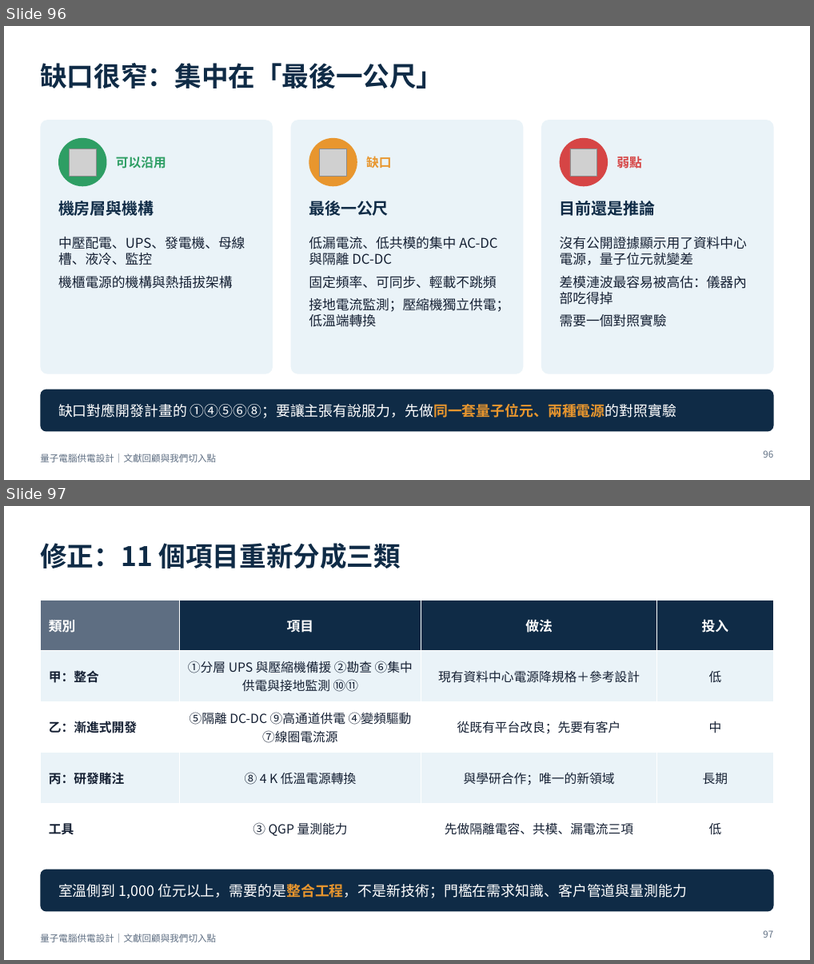
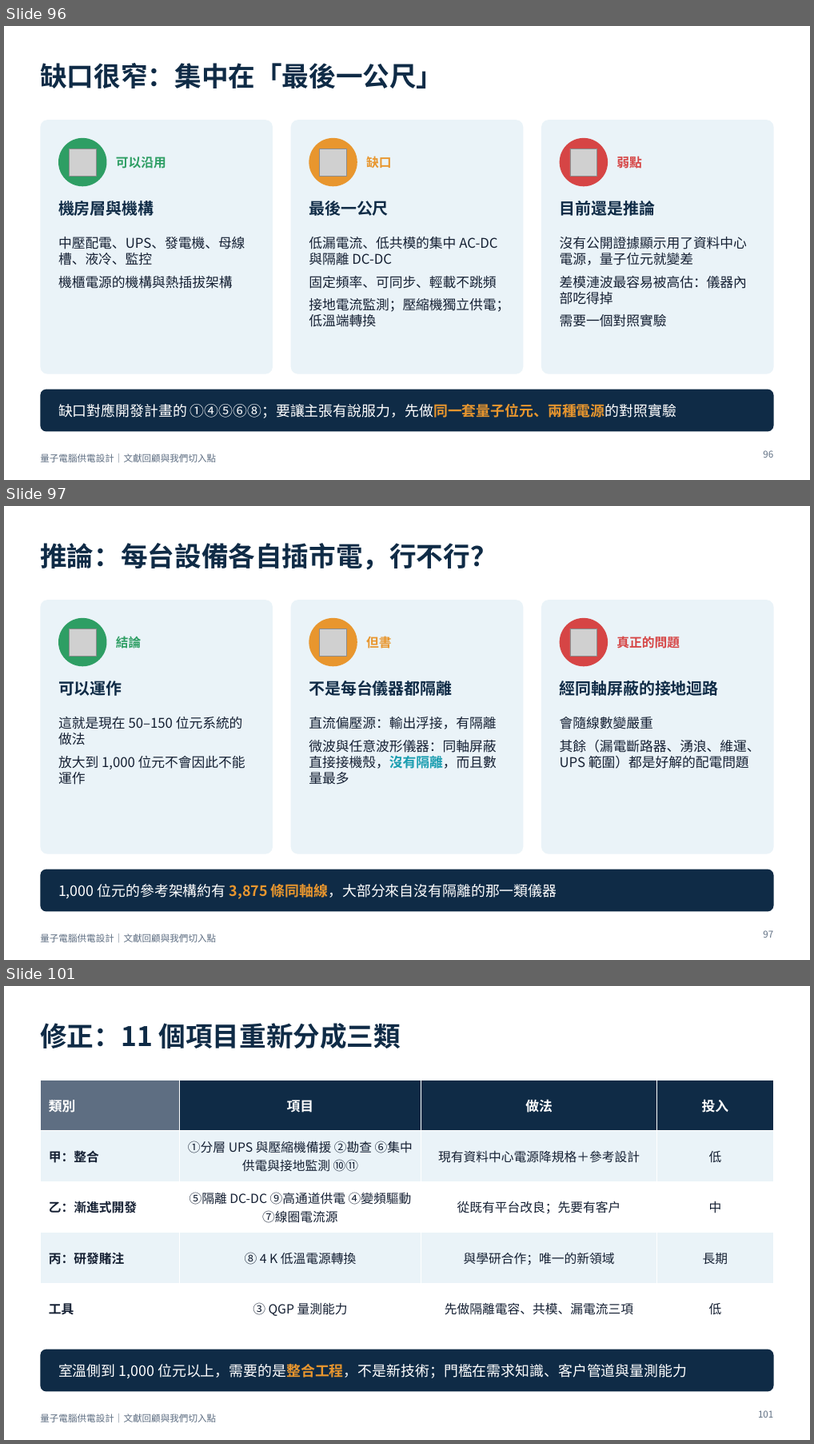
Before and after one commit to pcpcchen-coder/QuantumComputing, a slide deck: slides/output/qc-power-supply.pptx. Shown one above the other, each under a label of ours: slides 96 and 97 before the commit, slides 96, 97 and 101 after it; the slides between them are not shown. The pictures are 814x964 and 814x1444 pixels, drawn with LibreOffice and Linux fonts; fonts in the diff are those of the drawing; grey boxes stand for pictures. Boxes give left, top, right and bottom in pixels: in the first picture for what was removed or moved away, otherwise in the second. Text is boxed around its words. In the diff, an @@ line names an element or a change of style, - is before the commit and + after.

```diff
--- a/slides/output/qc-power-supply.pptx
+++ b/slides/output/qc-power-supply.pptx
@@ slide 97 added at [4,506,810,960], background #FFFFFF; not listed: 1 template element that a slide beside it also shows @@
@@ title added at [40,543,497,570], 32 pt, text #0F2B46, bold @@
+推論：每台設備各自插市電，行不行？
@@ rounded rectangle added at [40,600,273,854], fill #EAF3F8 @@
@@ rounded rectangle added at [290,600,523,854], fill #EAF3F8 @@
@@ rounded rectangle added at [542,600,774,854], fill #EAF3F8 @@
@@ ellipse added at [58,618,107,666], fill #2E9E64 @@
@@ ellipse added at [309,618,358,666], fill #E8962E @@
@@ ellipse added at [560,618,608,666], fill #D64545 @@
@@ picture added at [70,629,97,656] @@
@@ text added at [116,634,141,651], 15 pt, text #2E9E64, bold @@
+結論
@@ picture added at [320,629,347,656] @@
@@ text added at [366,634,391,651], 15 pt, text #E8962E, bold @@
+但書
@@ picture added at [570,629,598,656] @@
@@ text added at [617,636,680,648], 15 pt, text #D64545, bold @@
+真正的問題
@@ text added at [58,680,122,696], 19 pt, text #0F2B46, bold @@
+可以運作
@@ text added at [309,680,452,696], 19 pt, text #0F2B46, bold @@
+不是每台儀器都隔離
@@ text added at [560,680,719,696], 19 pt, text #0F2B46, bold @@
+經同軸屏蔽的接地迴路
@@ text added at [58,716,246,784], 16 pt, text #152033 @@
+這就是現在 50–150 位元系統的做法
+放大到 1,000 位元不會因此不能運作
@@ text added at [309,716,497,784], 16 pt, text #152033 @@
+直流偏壓源：輸出浮接，有隔離
+微波與任意波形儀器：同軸屏蔽直接接機殼，沒有隔離，而且數量最多
@@ text added at [560,716,761,768], 16 pt, text #152033 @@
+會隨線數變嚴重
+其餘（漏電斷路器、湧浪、維運、UPS 範圍）都是好解的配電問題
@@ rounded rectangle added at [40,869,774,912], fill #0F2B46 @@
@@ text added at [58,884,558,899], 17 pt, text #FFFFFF @@
+1,000 位元的參考架構約有 3,875 條同軸線，大部分來自沒有隔離的那一類儀器
@@ page number added at [763,930,774,937], 11 pt, text #5E6E82 @@
+97
@@ what was slide 97 is now slide 101 @@
@@ page number at [758,1410,774,1417]: text changed @@
-97
+101
```
Also in this commit, not shown: 1 slide changed, 3 other slides added, 4 other files.
